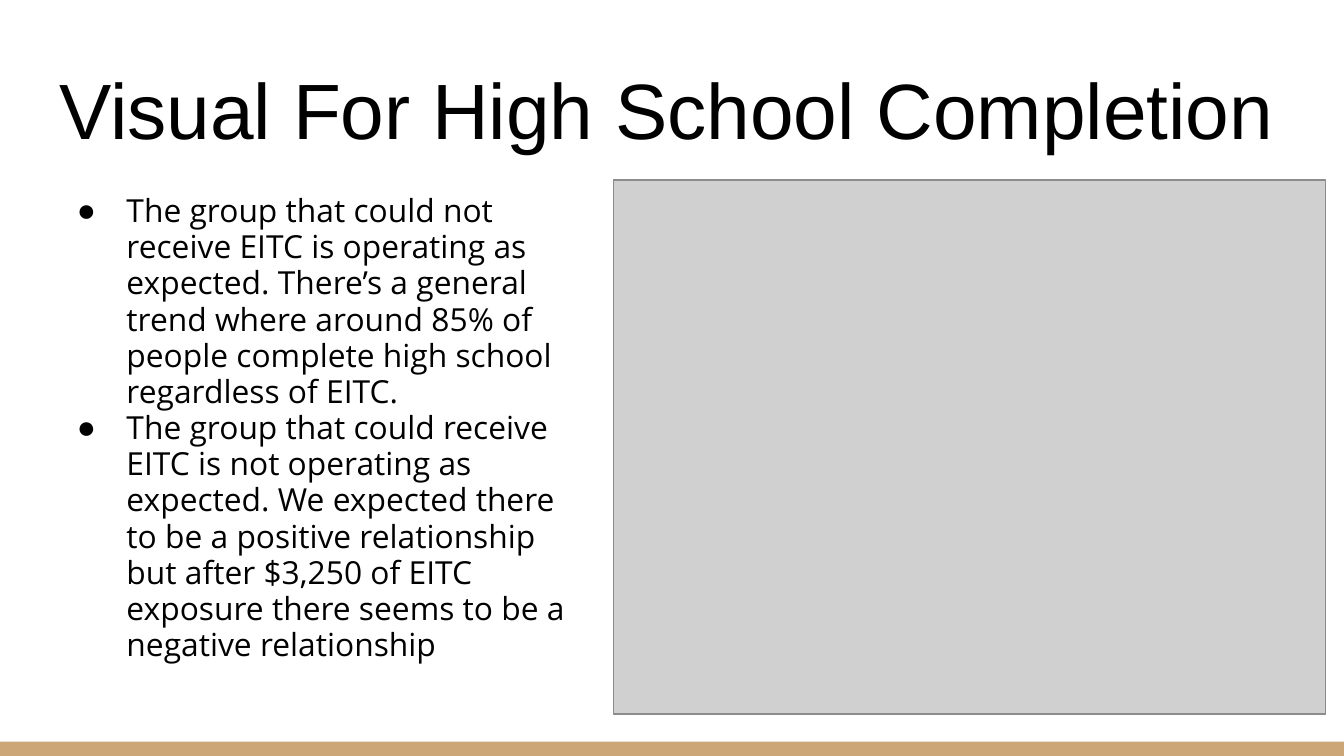
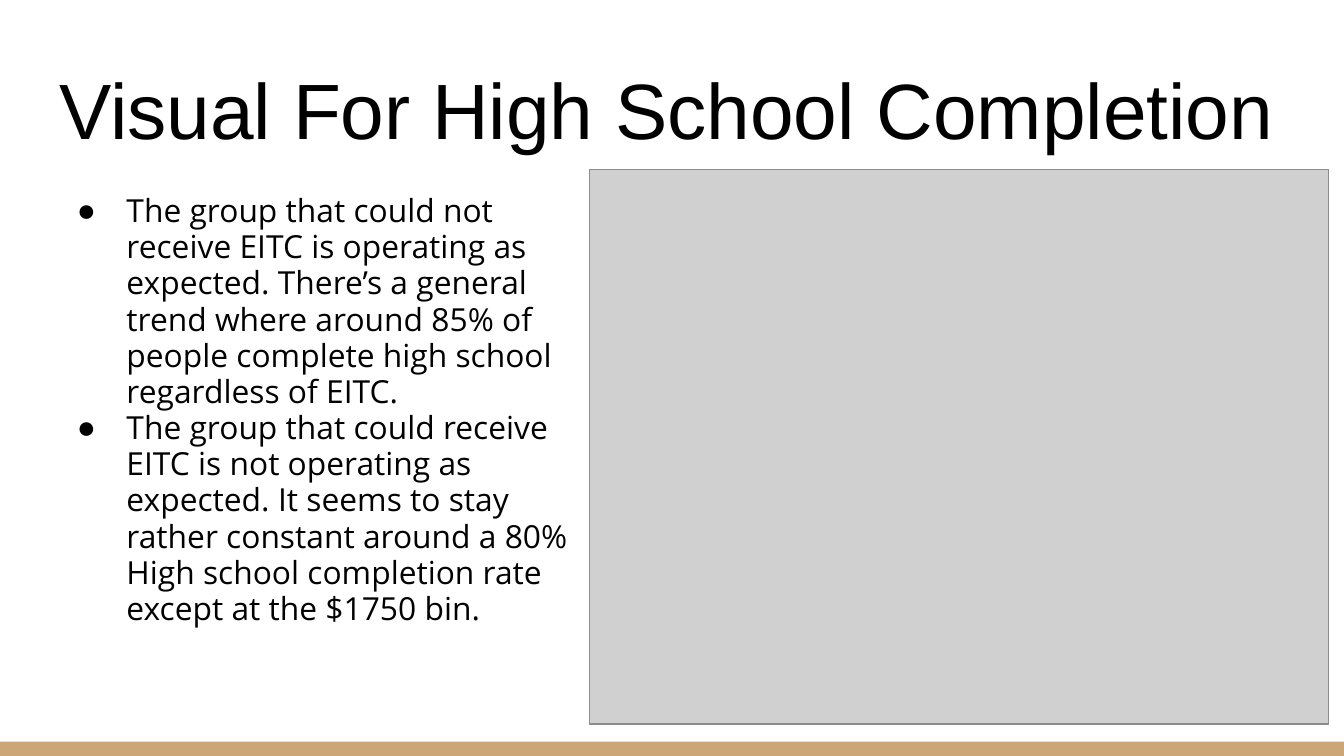
Before and after one commit to saifelsisy/EITC_EDUCATION_ANALYSIS, a slide deck: slide 7 of Earned Income Tax Credit.pptx. Drawn at 1344x756 pixels with LibreOffice and Linux fonts; fonts in the diff are those of the drawing; grey boxes stand for pictures. Boxes give left, top, right and bottom in pixels: in the first picture for what was removed or moved away, otherwise in the second. Text is boxed around its words. In the diff, an @@ line names an element or a change of style, - is before the commit and + after.

Commit message:
Updated Powerpoint

```diff
--- a/Earned Income Tax Credit.pptx
+++ b/Earned Income Tax Credit.pptx
@@ picture: place and size @@
-picture at <box>613,180,1325,714</box>
+picture at <box>590,169,1329,723</box>
@@ text at <box>126,410,567,628</box>: text changed @@
-● The group that could receive EITC is not operating as expected. We expected there to be a positive relationship but after $3,250 of EITC exposure there seems to be a negative relationship
+● The group that could receive EITC is not operating as expected. It seems to stay rather constant around a 80% High school completion rate except at the $1750 bin.
```
Also in this commit, not shown: 7 other slides changed, 1 other file.
